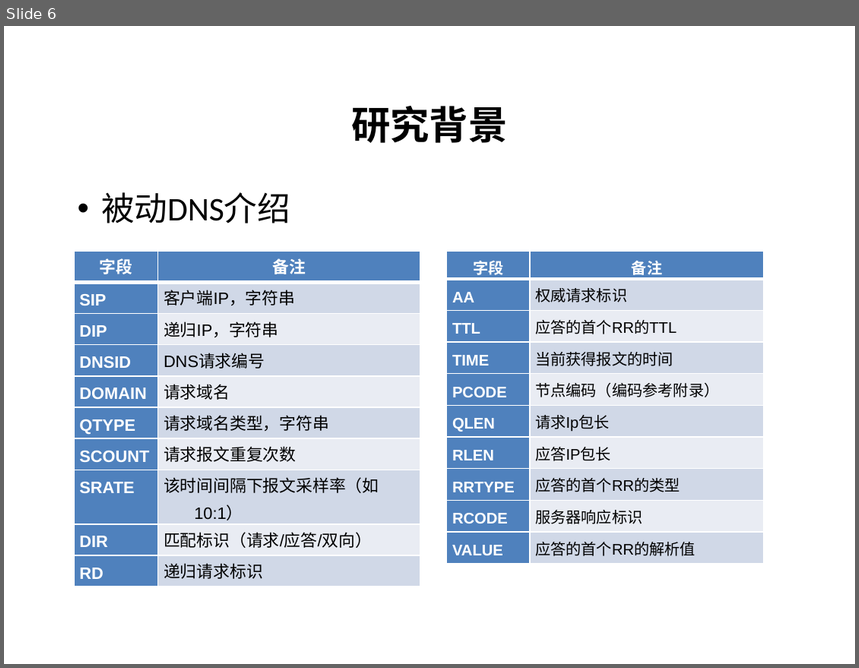
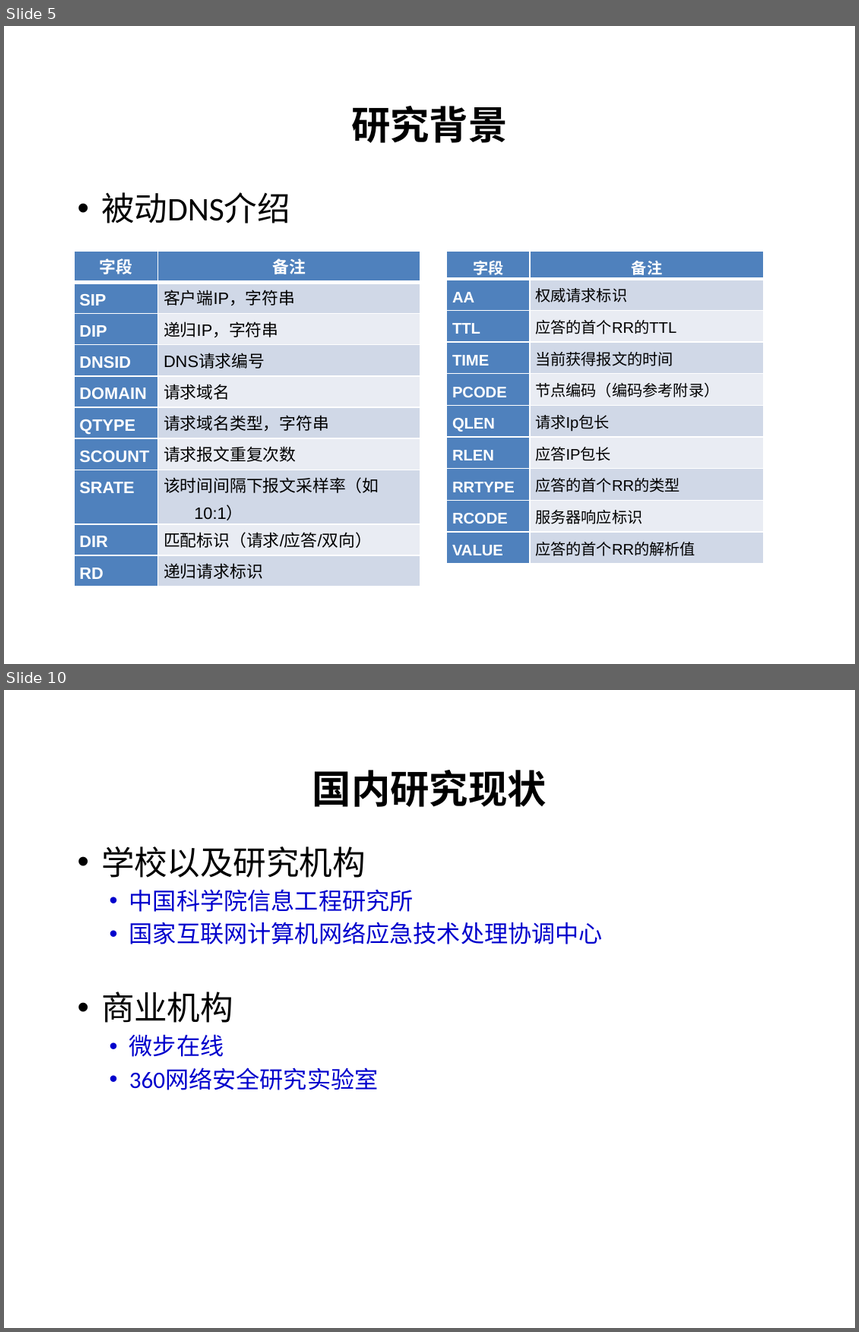
Before and after one commit to pDeathlok/GraduationDesign, a slide deck: 毕业设计_word/最终/恶意域名检测技术研究_答辩.pptx. Shown one above the other, each under a label of ours: slide 6 before the commit, slides 5 and 10 after it; the slides between them are not shown. The pictures are 859x668 and 859x1332 pixels, drawn with LibreOffice and Linux fonts; fonts in the diff are those of the drawing; background and template pictures are left out. Boxes give left, top, right and bottom in pixels: in the first picture for what was removed or moved away, otherwise in the second. Text is boxed around its words. In the diff, an @@ line names an element or a change of style, - is before the commit and + after.

```diff
--- a/毕业设计_word/最终/恶意域名检测技术研究_答辩.pptx
+++ b/毕业设计_word/最终/恶意域名检测技术研究_答辩.pptx
@@ slide 10 added at [4, 690, 855, 1328], background #FFFFFF @@
@@ title added at [313, 770, 547, 807], 33 pt, text #000000, bold @@
+国内研究现状
@@ text added at [101, 847, 603, 1091], 20 pt, text #0000CC @@
+• 学校以及研究机构
+  • 中国科学院信息工程研究所
+  • 国家互联网计算机网络应急技术处理协调中心
+• 商业机构
+  • 微步在线
+  • 360网络安全研究实验室
@@ what was slide 6 is now slide 5 @@
```
Also in this commit, not shown: 5 slides changed, 37 other slides added, 15 slides removed, 3 other files.
